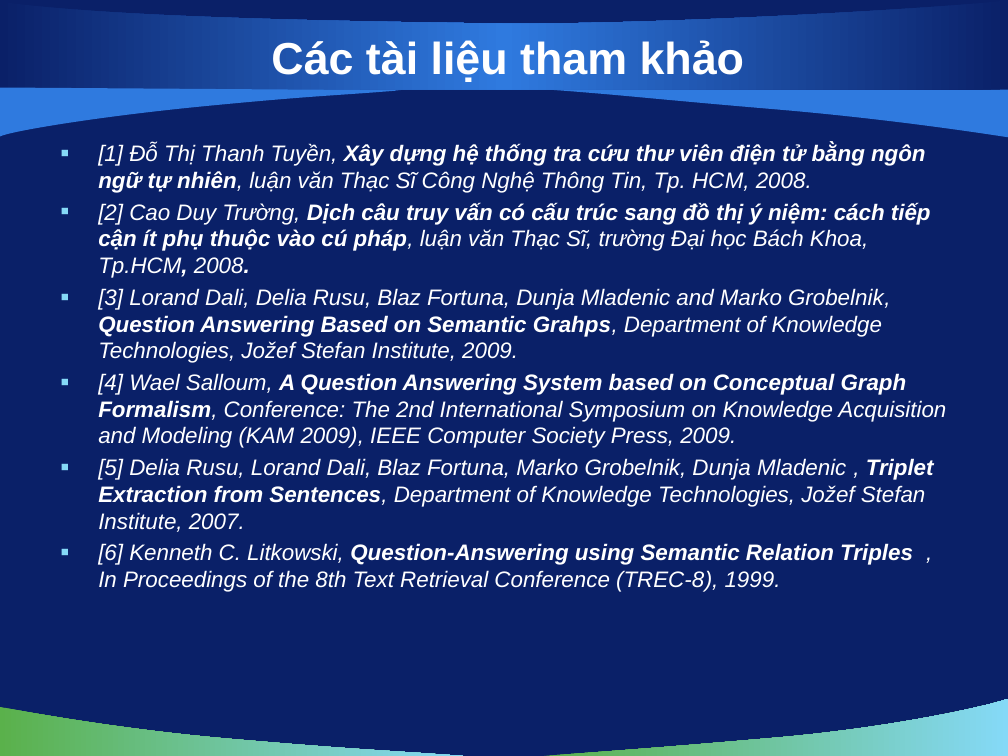
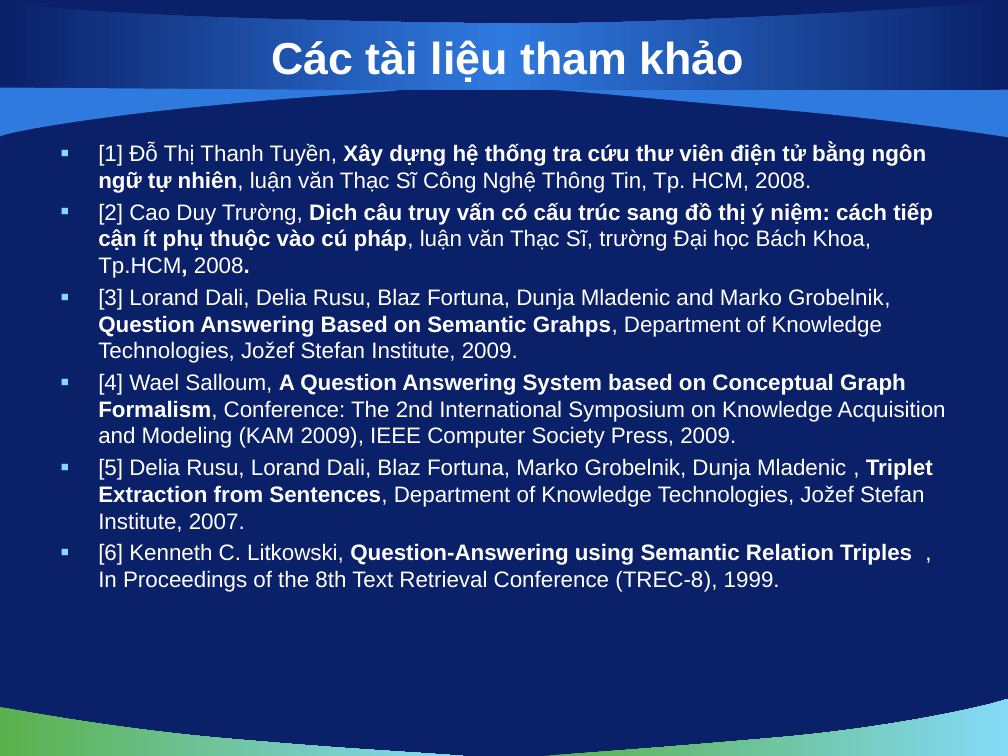
Before and after one commit to vuaviet/filnalproject, a slide deck: slide 12 of De Cuong/bao cao luan van/slide 0.3 (add 2 slide danh gia).pptx (slide 10 before the commit). Drawn at 1008x756 pixels with LibreOffice and Linux fonts; fonts in the diff are those of the drawing; background and template pictures are left out. Boxes give left, top, right and bottom in pixels: in the first picture for what was removed or moved away, otherwise in the second. Text is boxed around its words. In the diff, an @@ line names an element or a change of style, - is before the commit and + after.

```diff
--- a/De Cuong/bao cao luan van/slide 0.3 (add 2 slide danh gia).pptx
+++ b/De Cuong/bao cao luan van/slide 0.3 (add 2 slide danh gia).pptx
@@ text "[1] Đỗ Thị Thanh Tuyền, ..." at <box>98,144,946,592</box>: italic off @@
```
Also in this commit, not shown: 3 other slides changed, 2 slides added, 1 other file.
